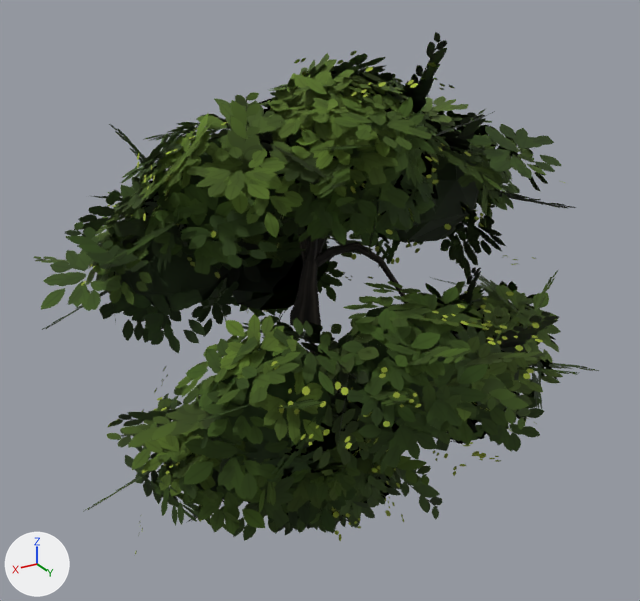
One commit to the glTF model unity/Assets/Overrides/Features/CrePlant01.glb: the scene before it, then after it.
One viewpoint serves both versions: a camera (50 mm lens) standing at (2.14, 3.7, 1.89) and looking at (-0.12, -0.06, 0.01). Lighting does not change. The marker at lower left points along +X, +Y and +Z. The first picture is the older version. Vertices at exactly the same position are counted once.

Before the edit, the objects in view are built like this:
```python
me_creplant01_leaves = bpy.data.meshes.new('CrePlant01_leaves')
me_creplant01_leaves.from_pydata(...)  # 3284 vertices, 2474 faces; spans x -1.63..1.32, y -1.34..1.29, z -1.46..1.41
# faces by material slot: [1334, 640, 500]
me_creplant01_leaves.materials.append(mat_leaves)
me_creplant01_leaves.materials.append(mat_core)
me_creplant01_leaves.materials.append(mat_bark)
ob_creplant01_leaves = bpy.data.objects.new('CrePlant01_leaves', me_creplant01_leaves)
ob_creplant01_leaves.location = (0.0, 0.0, 0.0)
```
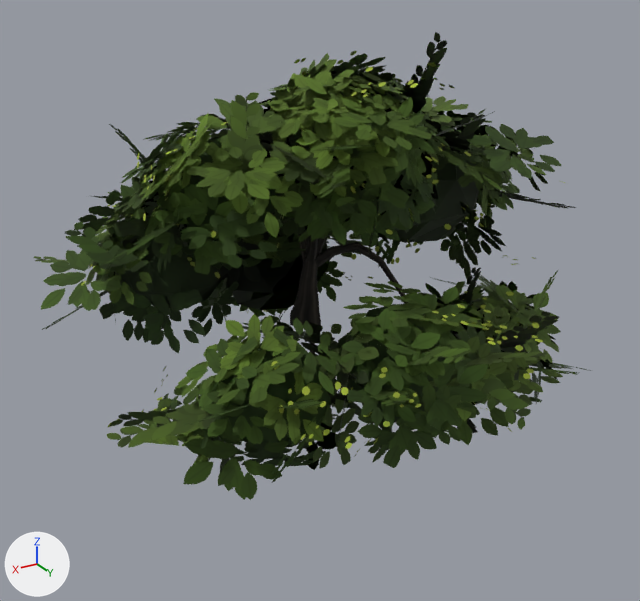
Location of each change, [x1, y1, x2, y2] in pixels of the pictures (640 x 601 px; the box of a moved part takes in the faces that stretch with it):
'CrePlant01_leaves', reshaped (10% shorter)
    before: [33, 32, 599, 555]
    after: [33, 32, 592, 500]
part 1 of me_creplant01_leaves, deleted (green)
    before: [84, 405, 537, 555]
part 2 of me_creplant01_leaves, moved or reshaped
    before: [128, 307, 599, 525]
    after: [137, 307, 592, 500]

Diff of the bpy script that builds the scene:
```diff
--- a/unity/Assets/Overrides/Features/CrePlant01.glb.py
+++ b/unity/Assets/Overrides/Features/CrePlant01.glb.py
@@ me_creplant01_leaves @@
 # used by ob_creplant01_leaves; location = (0.0, 0.0, 0.0)
-me_creplant01_leaves.from_pydata(...)  # 3284 vertices, 2474 faces; spans x -1.63..1.32, y -1.34..1.29, z -1.46..1.41
+me_creplant01_leaves.from_pydata(...)  # 2673 vertices, 2112 faces; spans x -1.63..1.32, y -1.34..1.29, z -0.44..1.41
+# me_creplant01_leaves part 1: 158 loose pieces with 662 vertices, spanning x -1.19..1.32, y -0.8..0.86, z -1.46..-0.44, are deleted
+# me_creplant01_leaves part 2: 41 vertices moved from x -1.02..1.17, y -0.48..0.84, z -0.89..-0.45 to x -1.2..1.12, y -0.36..0.84, z -0.44; 114 vertices removed from x -1.57..1.05, y -0.61..1.02, z -0.97..-0.45; 164 vertices added at x -1.52..1.03, y -0.67..1.06, z -0.44
+# other edits to the shape of me_creplant01_leaves do not show in these pictures
 me_creplant01_leaves.materials.append(mat_leaves)
```
